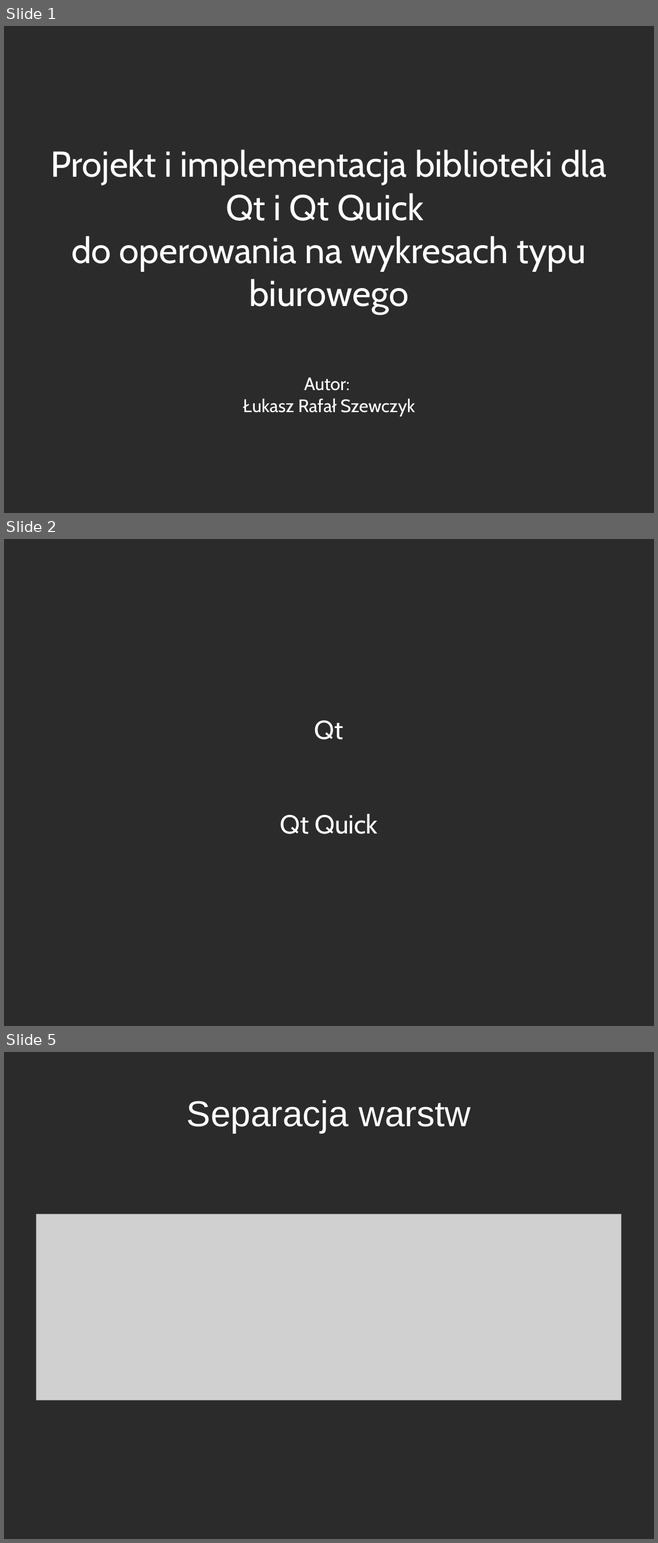
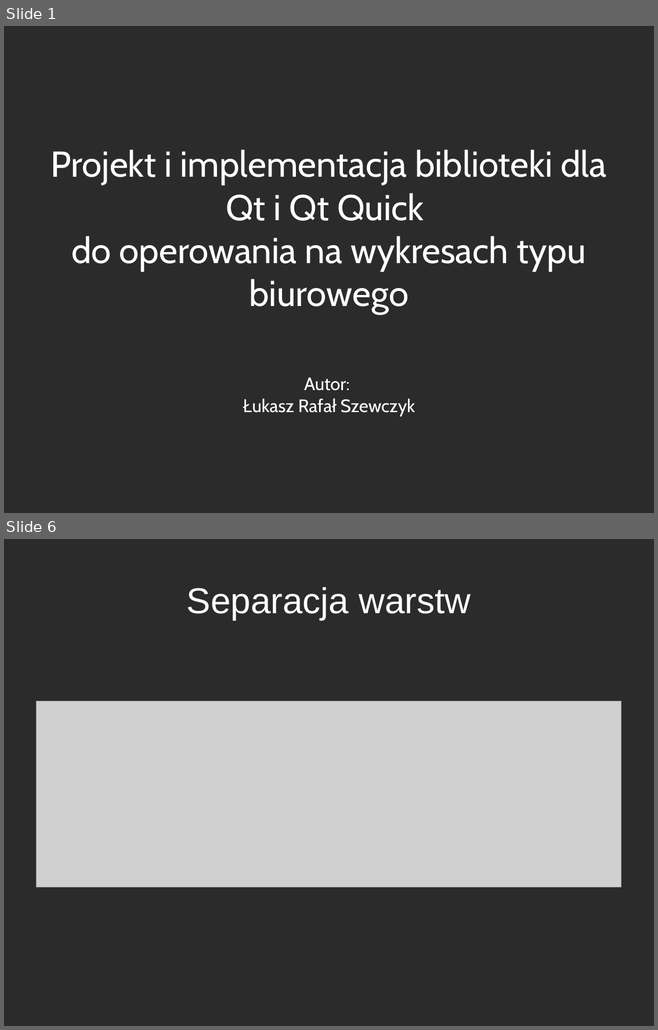
Before and after one commit to westpro4321/qt-west-charts, a slide deck: wiki/Szewczyk_Lukasz_Prezentacja_Wykresy.odp. Shown one above the other, each under a label of ours: slides 1, 2 and 5 before the commit, slides 1 and 6 after it; the slides between them are not shown. The pictures are 658x1543 and 658x1030 pixels, drawn with LibreOffice and Linux fonts; fonts in the diff are those of the drawing; grey boxes stand for pictures; background and template pictures are left out; a plain dark background stands for a picture behind light text. Boxes give left, top, right and bottom in pixels: in the first picture for what was removed or moved away, otherwise in the second. Text is boxed around its words. In the diff, an @@ line names an element or a change of style, - is before the commit and + after.

```diff
--- a/wiki/Szewczyk_Lukasz_Prezentacja_Wykresy.odp
+++ b/wiki/Szewczyk_Lukasz_Prezentacja_Wykresy.odp
@@ slide 2 removed at <box>4,539,654,1026</box>, background picture (left out) @@
@@ subtitle removed at <box>280,720,378,834</box> @@
-Qt
-Qt Quick
@@ what was slide 5 is now slide 6 @@
```
Also in this commit, not shown: 1 slide changed, 5 slides added, 1 other slide removed.
